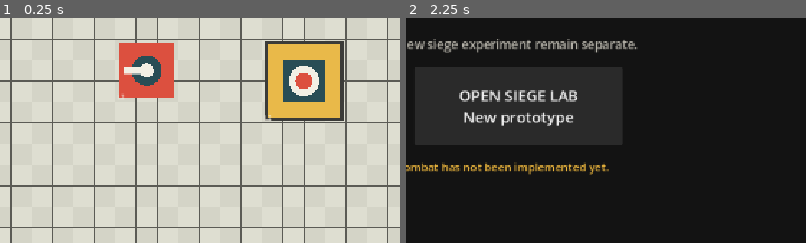
Above: before the commit, frames 1-2 (left to right).
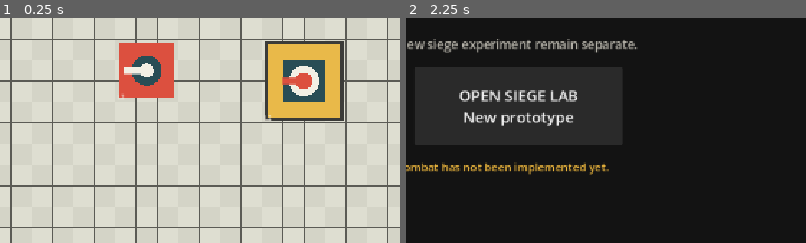
Above: after the commit, the same moments.

Repository: tstover91/Towerdefense
Game: Godot game, scene res://siege_prototype/siege_main.tscn
The game is run twice, just before and just after one commit, with the same random seed, the same clock (stepped at 60 frames per second) and the same inputs. This scene is started directly instead of the project's main scene.
Inputs:
- Up to frame 1 (0.25 s): no input
- Up to frame 2 (2.25 s): click "NEW RUN" at 0.5 s; click "NEW RUN" at 1.25 s; click "← MODE SELECT" at 2 s
The pictures show only the part of the screen within x 50-100%, y 36-86%; the shares and areas given below are measured in that part.

The runs differ from the first frame. In frame 1, 0.1% of the frame differs, in the area x 70-74%, y 26-30%; in frame 2, nothing differs.

Commit message:
Match early wall inventories and arm the core

Diff:
--- a/siege_prototype/siege_combat_controller.gd
+++ b/siege_prototype/siege_combat_controller.gd
@@ -142,7 +142,7 @@
 
 func _update_towers(delta: float) -> void:
 	for structure in board.structures:
-		if structure.destroyed or not bool(structure.definition.get("is_defense", false)):
+		if structure.destroyed or not bool(structure.definition.get("can_attack", structure.definition.get("is_defense", false))):
 			continue
 		if StringName(structure.definition.get("target_type", &"ground")) == &"air":
 			continue
--- a/siege_prototype/siege_structure.gd
+++ b/siege_prototype/siege_structure.gd
@@ -228,6 +228,7 @@
 	draw_rect(inset, COLOR_CORE_INSET, true)
 	draw_circle(rect.get_center(), scale * 0.18, COLOR_TEXT)
 	draw_circle(rect.get_center(), scale * 0.10, COLOR_CANNON)
+	draw_line(rect.get_center(), rect.get_center() + Vector2.LEFT * scale * 0.25, COLOR_CANNON, maxf(scale * 0.07, 2.0), true)
 
 
 func _draw_rubble(rect: Rect2) -> void:
--- a/siege_prototype/siege_structure_catalog.gd
+++ b/siege_prototype/siege_structure_catalog.gd
@@ -10,6 +10,16 @@
 		"integrity_value": 1,
 		"blocks_movement": true,
 		"counts_for_objective": true,
+		# Low-level Clash Town Halls do not fire. For this defense game the Core
+		# uses the exact level-one Cannon shot, cadence, and range as a weak gun.
+		"attack_damage": 5.6,
+		"attack_interval": 0.8,
+		"attack_range_cells": 9.0,
+		"minimum_range_cells": 0.0,
+		"splash_radius_cells": 0.0,
+		"reference_dps": 7.0,
+		"can_attack": true,
+		"target_type": &"ground",
 		"reference_level": 6,
 		"reference_health": 2800.0,
 	},
--- a/siege_prototype/siege_town_hall_catalog.gd
+++ b/siege_prototype/siege_town_hall_catalog.gd
@@ -1,8 +1,7 @@
 class_name SiegeTownHallCatalog
 extends RefCounted
 
-# Combat caps and army space mirror current Clash TH1-TH3. Wall quantities are
-# deliberately condensed for this one-map run so placement remains readable.
+# Combat caps, army space, and Wall quantities mirror current Clash TH1-TH3.
 const TIERS := {
 	1: {
 		"army_capacity": 20,
@@ -17,7 +16,7 @@
 		"reward_a": 7,
 		"reward_b": 9,
 		"structure_caps": {&"command_core": 2, &"cannon": 3, &"archer_tower": 2, &"wall": 2},
-		"count_caps": {&"command_core": 1, &"cannon": 2, &"archer_tower": 1, &"wall": 12},
+		"count_caps": {&"command_core": 1, &"cannon": 2, &"archer_tower": 1, &"wall": 25},
 		"troop_levels": {&"raider": 1, &"ranger": 1, &"brute": 1},
 	},
 	3: {
@@ -25,7 +24,7 @@
 		"reward_a": 10,
 		"reward_b": 14,
 		"structure_caps": {&"command_core": 3, &"cannon": 4, &"archer_tower": 3, &"mortar": 1, &"wall": 3},
-		"count_caps": {&"command_core": 1, &"cannon": 2, &"archer_tower": 1, &"mortar": 1, &"wall": 20},
+		"count_caps": {&"command_core": 1, &"cannon": 2, &"archer_tower": 1, &"mortar": 1, &"wall": 50},
 		"troop_levels": {&"raider": 2, &"ranger": 2, &"brute": 1, &"sapper": 1},
 	},
 }
--- a/tools/siege_run_progression_smoke.gd
+++ b/tools/siege_run_progression_smoke.gd
@@ -21,8 +21,8 @@
 			var wave: Array[Dictionary] = TierCatalogScript.build_wave(town_hall, battle)
 			_assert(TierCatalogScript.get_wave_housing(wave) == expected_budgets[town_hall - 1][battle], "TH%d-%s fills its intended housing budget" % [town_hall, "A" if battle == 0 else "B"])
 	_assert(TierCatalogScript.get_count_cap(1, &"wall") == 0, "TH1 has no walls")
-	_assert(TierCatalogScript.get_count_cap(2, &"wall") == 12, "the TH2 run condenses walls to twelve")
-	_assert(TierCatalogScript.get_count_cap(3, &"wall") == 20, "the TH3 run condenses walls to twenty")
+	_assert(TierCatalogScript.get_count_cap(2, &"wall") == 25, "TH2 supplies Clash's twenty-five Walls")
+	_assert(TierCatalogScript.get_count_cap(3, &"wall") == 50, "TH3 supplies Clash's fifty Walls")
 	var opening_wave: Array[Dictionary] = TierCatalogScript.build_wave(2, 0)
 	_assert(opening_wave.size() == 10, "TH2-A opens with ten attackers")
 	for attacker in opening_wave:
@@ -32,6 +32,10 @@
 	_assert(is_equal_approx(StructureCatalogScript.get_max_health(&"command_core", 1), 400.0), "TH1 uses current exact Town Hall HP")
 	_assert(is_equal_approx(StructureCatalogScript.get_max_health(&"command_core", 2), 800.0), "TH2 uses current exact Town Hall HP")
 	_assert(is_equal_approx(StructureCatalogScript.get_max_health(&"command_core", 3), 1600.0), "TH3 uses current exact Town Hall HP")
+	var armed_core := StructureCatalogScript.get_definition(&"command_core", 2)
+	_assert(bool(armed_core.get("can_attack", false)) and not bool(armed_core.get("is_defense", false)), "the Core fires without becoming a Giant-preferred defense")
+	_assert(is_equal_approx(float(armed_core.get("attack_damage", 0.0)), 5.6), "the Core gun uses an exact level-one Cannon shot")
+	_assert(is_equal_approx(float(armed_core.get("reference_dps", 0.0)), 7.0), "the Core gun uses exact level-one Cannon DPS")
 	_assert(is_equal_approx(float(StructureCatalogScript.get_definition(&"cannon", 4)["reference_dps"]), 17.0), "level-four Cannon uses exact current DPS")
 	_assert(is_equal_approx(float(AttackerCatalogScript.get_definition(&"brute", 1)["max_health"]), 400.0), "level-one Brute uses exact current Giant HP")
 	_assert(is_equal_approx(float(AttackerCatalogScript.get_definition(&"ranger", 2)["attack_range_cells"]), 3.5), "Ranger preserves Archer range")
Not shown, changed: siege_prototype/CLASH_REFERENCE.md
Not shown, changed: siege_prototype/README.md
